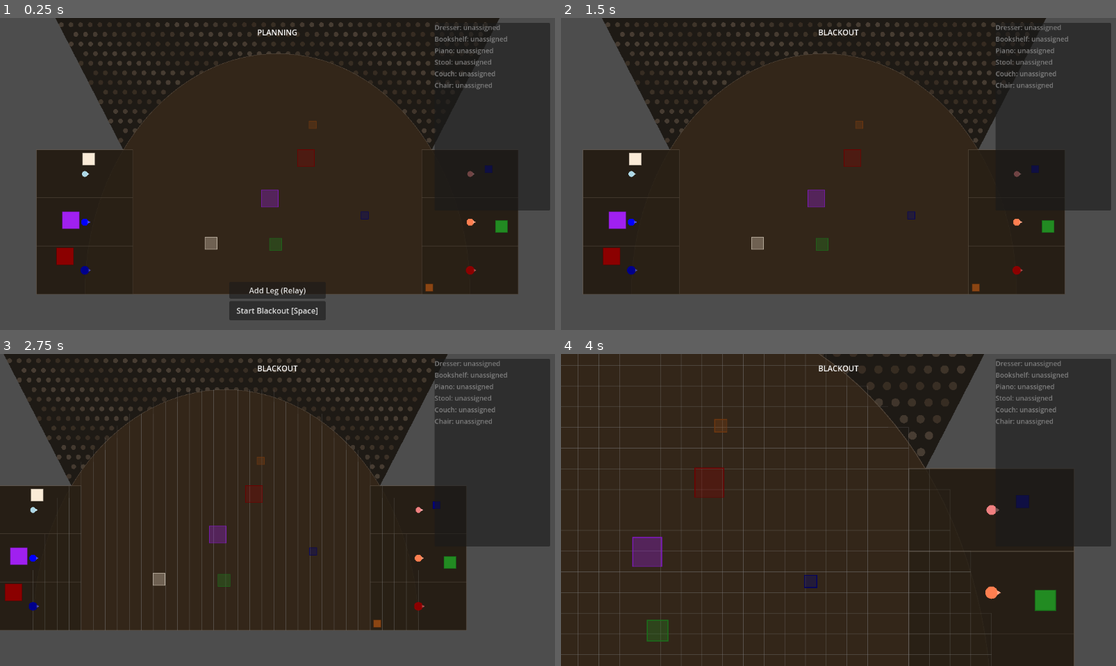
Above: before the commit, frames 1-4 (two rows, left to right).
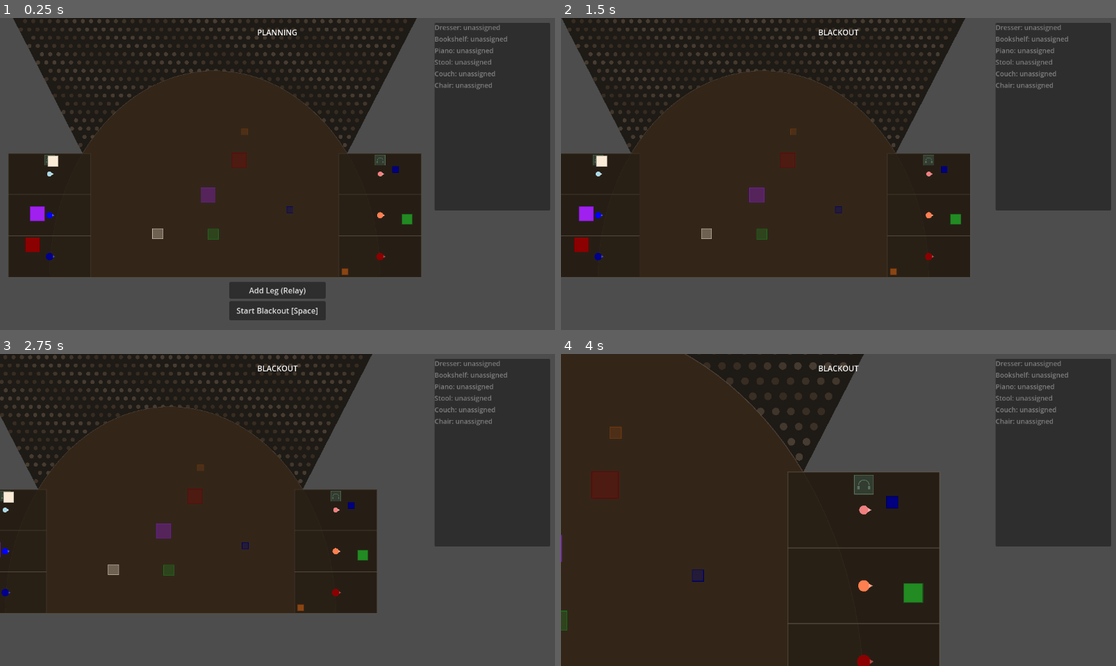
Above: after the commit, the same moments.

Repository: js-carpadakis/blackout
Game: Godot game, scene res://scenes/main/main.tscn
Two runs of this game, one before a commit and one after it. Both use one fixed random seed, a clock stepped at 60 frames per second and the inputs below.
Inputs (mouse positions are in pixels of both pictures, inside the frame that each line leads up to):
- Up to frame 1 (0.25 s): no input
- Up to frame 2 (1.5 s): click "Start Blackout [Space]" at 0.5 s; tap Enter at 1.25 s; move the mouse to (960, 158) at 1.27 s; hold D (pan_right) from 1.28 s (still down); hold Space (start_execution) from 1.28 s (still down); click (960, 158) at 1.42 s
- Up to frame 3 (2.75 s): release D (pan_right) at 2 s; release Space (start_execution) at 2 s; drag from (166, 525) to (249, 572) at 2.02 s
- Up to frame 4 (4 s): tap Space (start_execution) at 2.75 s; move the mouse to (894, 441) at 2.77 s; hold D (pan_right) 2.78-3.5 s; hold Q (zoom_in) 2.78-3.5 s; drag from (810, 572) to (672, 463) at 3.52 s

The runs differ from the first frame. In frame 1, 23% of the frame differs, in the area x 1-94%, y 0-89%; in frame 2, 24%; in frame 3, 24%; in frame 4, 26%, in the area x 0-93%, y 0-100%.

Commit message:
Add functionality to reset the planning phase once the execution phase ends. -positions of stagehands and props persist

Diff:
--- a/scripts/core/game_session.gd
+++ b/scripts/core/game_session.gd
@@ -65,6 +65,7 @@
 var _active_props: Array[StaticBody2D] = []
 var _prop_execution: Dictionary = {}  # prop -> { "phase": LegPhase, "arrived": [stagehands] }
 var _props_waiting_for_stagehand: Dictionary = {}  # stagehand -> [props waiting for this stagehand]
+var _execution_ending: bool = false  # True once all props are done, waiting for stagehands to return
 
 
 func _ready() -> void:
@@ -74,9 +75,12 @@
 
 	# Configure grid overlay with ellipse shape
 	grid_overlay.set_stage_ellipse(ELLIPSE_CENTER_Y, ELLIPSE_A, ELLIPSE_B)
-
-	# Focus camera on stage center
-	camera.focus_on(Vector2(0, 0))
+	grid_overlay.set_grid_visible(false)
+
+	# Fit camera to show entire playable area, reserving space for HUD panel
+	# Playable area: wings + stage ellipse, x [-1000, 1000], y [-500, 500]
+	var stage_bounds := Rect2(-1000, -500, 2000, 1000)
+	camera.fit_to_stage(stage_bounds, 260.0)  # 250px panel + 10px gap
 
 	# Connect HUD
 	planning_hud.start_pressed.connect(_start_execution)
@@ -263,7 +267,7 @@
 			var leg_idx: int = prop.find_incomplete_leg_with_stagehand(selected_stagehand)
 			if leg_idx >= 0:
 				prop.movement_plan[leg_idx]["destination"] = world_pos
-				prop.queue_redraw()
+				prop.show_target_ghost(true)
 				set_any = true
 				print("Destination set for ", prop.prop_name, " leg ", leg_idx + 1, ": ", world_pos)
 		if set_any:
@@ -350,12 +354,36 @@
 	_active_props.clear()
 	_prop_execution.clear()
 	_props_waiting_for_stagehand.clear()
+	_execution_ending = false
 
 	for prop in props:
 		if prop.has_plan():
 			prop.current_leg_index = 0
 			_active_props.append(prop)
 			_start_leg(prop)
+
+
+func _end_execution() -> void:
+	_is_planning = true
+	GameManager.change_phase(GameManager.Phase.PLANNING)
+	planning_hud.set_phase("PLANNING")
+
+	# Reset all props — positions stay where they are
+	for prop in props:
+		prop.reset_for_planning()
+
+	# Reset all stagehands — positions stay where they are
+	for stagehand in stagehands:
+		stagehand.reset_for_planning()
+
+	# Clear execution tracking
+	_active_props.clear()
+	_prop_execution.clear()
+	_props_waiting_for_stagehand.clear()
+	_execution_ending = false
+
+	_deselect_all()
+	_update_hud()
 
 
 # =============================================================================
@@ -410,7 +438,15 @@
 	var prop: StaticBody2D = _find_active_prop_for_stagehand(stagehand)
 	if not prop:
 		# Check if any props were waiting for this stagehand to become free
-		_try_dispatch_waiting_prop(stagehand)
+		if not _try_dispatch_waiting_prop(stagehand) and _execution_ending:
+			# Check if all stagehands have finished moving
+			var all_idle: bool = true
+			for sh in stagehands:
+				if sh.current_state == StagehandController.State.MOVING or sh.current_state == StagehandController.State.CARRYING:
+					all_idle = false
+					break
+			if all_idle:
+				_end_execution()
 		return
 
 	var exec: Dictionary = _prop_execution[prop]
@@ -515,6 +551,8 @@
 		# Prop is complete
 		_active_props.erase(prop)
 		_prop_execution.erase(prop)
+		if _active_props.is_empty():
+			_execution_ending = true
 
 	# For each freed stagehand: dispatch to a waiting prop, or return to wings
 	for sh in leg_stagehands:
--- a/scripts/entities/prop_controller.gd
+++ b/scripts/entities/prop_controller.gd
@@ -221,6 +221,14 @@
 	queue_redraw()
 
 
+func reset_for_planning() -> void:
+	clear_plan()
+	_show_ghost = false
+	current_state = PropState.STORED
+	carriers.clear()
+	queue_redraw()
+
+
 func get_active_leg_index() -> int:
 	## Returns the index of the leg that doesn't yet have a destination, or -1
 	for i in range(movement_plan.size()):
--- a/scripts/entities/stagehand_controller.gd
+++ b/scripts/entities/stagehand_controller.gd
@@ -284,6 +284,14 @@
 	queue_redraw()
 
 
+func reset_for_planning() -> void:
+	clear_assignment()
+	stop()
+	speed_override = 0.0
+	carried_props.clear()
+	current_state = State.IDLE
+
+
 func set_selected(value: bool) -> void:
 	is_selected = value
 	queue_redraw()
--- a/scripts/stage/camera_controller.gd
+++ b/scripts/stage/camera_controller.gd
@@ -97,3 +97,30 @@
 
 func focus_on(world_position: Vector2) -> void:
 	position = world_position
+
+
+func fit_to_stage(stage_rect: Rect2, right_margin_px: float = 0.0) -> void:
+	## Adjust zoom and position so stage_rect fits in the viewport,
+	## reserving right_margin_px screen pixels for HUD on the right.
+	var vp_size: Vector2 = get_viewport_rect().size  # e.g. 1152x648
+	var usable_width: float = vp_size.x - right_margin_px
+	var usable_height: float = vp_size.y
+
+	# Zoom so stage_rect fits in the usable area (with some padding)
+	var padding: float = 40.0  # world-unit margin around the stage
+	var world_w: float = stage_rect.size.x + padding * 2.0
+	var world_h: float = stage_rect.size.y + padding * 2.0
+
+	var zoom_x: float = usable_width / world_w
+	var zoom_y: float = usable_height / world_h
+	var fit_zoom: float = clamp(min(zoom_x, zoom_y), min_zoom, max_zoom)
+	zoom = Vector2(fit_zoom, fit_zoom)
+
+	# Center of the stage rect in world space
+	var stage_center: Vector2 = stage_rect.get_center()
+
+	# The camera center maps to the viewport center. We want the stage
+	# centered in the *usable* area (left of the HUD), not the full viewport.
+	# Moving camera position RIGHT makes the stage appear LEFT on screen.
+	var margin_world: float = right_margin_px / fit_zoom
+	position = stage_center + Vector2(margin_world / 2.0, 0.0)
--- a/scripts/stage/stage_zones.gd
+++ b/scripts/stage/stage_zones.gd
@@ -41,6 +41,7 @@
 	_draw_house()
 	_draw_floor()
 	_draw_wings()
+	_draw_clear_zones()
 
 
 func _draw_backstage() -> void:
@@ -102,6 +103,43 @@
 		draw_rect(section_rect, zone_border_color, false, 2.0)
 
 
+func _draw_clear_zones() -> void:
+	var zone_size := Vector2(50, 50)
+	var margin := 8.0
+	var clear_zone_color := Color(0.2, 0.25, 0.2, 0.9)
+	var clear_zone_border := Color(0.4, 0.5, 0.4, 0.8)
+
+	# Stage left clear zone — top edge of left wing, centered horizontally
+	var sl_x: float = -backstage_width / 2.0
+	var sl_center_x: float = sl_x + wing_width / 2.0
+	var sl_pos := Vector2(sl_center_x - zone_size.x / 2.0, wing_top_y + margin)
+	var sl_rect := Rect2(sl_pos, zone_size)
+	draw_rect(sl_rect, clear_zone_color)
+	draw_rect(sl_rect, clear_zone_border, false, 2.0)
+	_draw_headphones(sl_pos + zone_size / 2.0, 14.0, clear_zone_border)
+
+	# Stage right clear zone — top edge of right wing, centered horizontally
+	var sr_x: float = backstage_width / 2.0 - wing_width
+	var sr_center_x: float = sr_x + wing_width / 2.0
+	var sr_pos := Vector2(sr_center_x - zone_size.x / 2.0, wing_top_y + margin)
+	var sr_rect := Rect2(sr_pos, zone_size)
+	draw_rect(sr_rect, clear_zone_color)
+	draw_rect(sr_rect, clear_zone_border, false, 2.0)
+	_draw_headphones(sr_pos + zone_size / 2.0, 14.0, clear_zone_border)
+
+
+func _draw_headphones(center: Vector2, radius: float, color: Color) -> void:
+	var line_w := 2.0
+	# Headband arc (top half)
+	draw_arc(center + Vector2(0, 2), radius, PI, TAU, 24, color, line_w)
+	# Left ear cup
+	var left_ear := center + Vector2(-radius, 2)
+	draw_rect(Rect2(left_ear - Vector2(3, -1), Vector2(6, 10)), color)
+	# Right ear cup
+	var right_ear := center + Vector2(radius, 2)
+	draw_rect(Rect2(right_ear - Vector2(3, -1), Vector2(6, 10)), color)
+
+
 func _draw_house() -> void:
 	# House wedge shape
 	var y_top: float = -house_height - backstage_top_y
